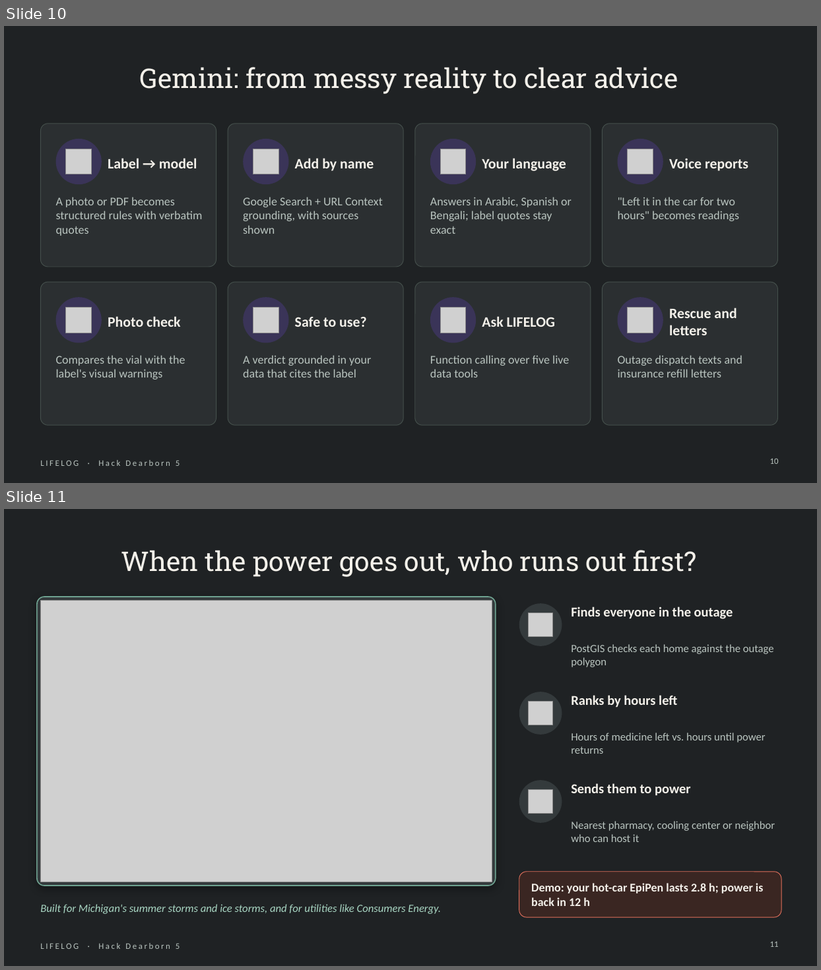
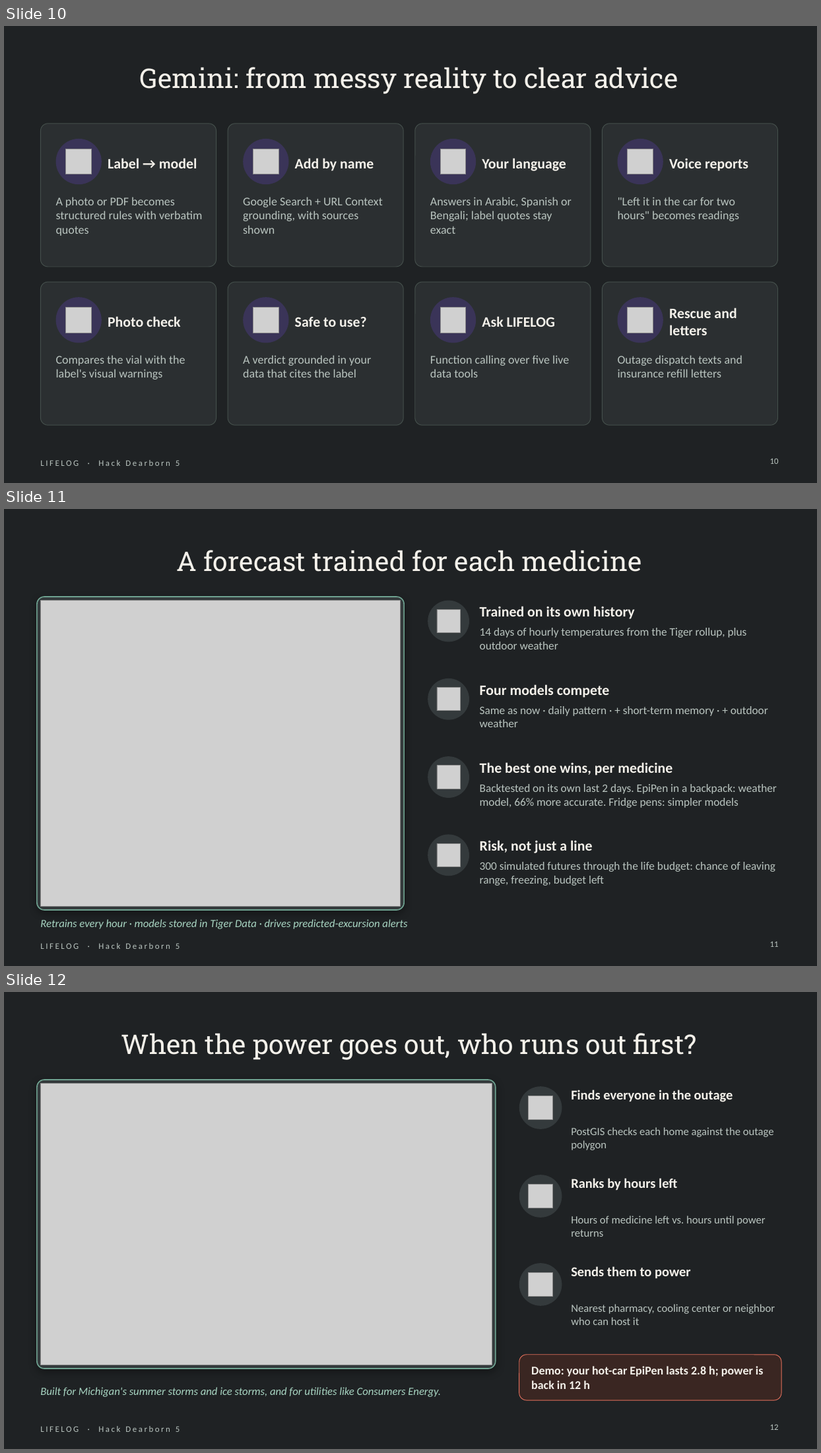
Before and after one commit to Manognya86/HackDearborn5, a slide deck: presentation/LIFELOG_HackDearborn5.pptx. Shown one above the other, each under a label of ours: slides 10 and 11 before the commit, slides 10, 11 and 12 after it. The pictures are 821x970 and 821x1453 pixels, drawn with LibreOffice and Linux fonts; fonts in the diff are those of the drawing; grey boxes stand for pictures. Boxes give left, top, right and bottom in pixels: in the first picture for what was removed or moved away, otherwise in the second. Text is boxed around its words. In the diff, an @@ line names an element or a change of style, - is before the commit and + after.

Commit message:
Deck: forecasting, receipts, no-AI fallbacks and developer slides (19 slides); tidy receipt quotes and checklist wording

```diff
--- a/presentation/LIFELOG_HackDearborn5.pptx
+++ b/presentation/LIFELOG_HackDearborn5.pptx
@@ slide 11 added at <box>4,509,817,966</box>, background #1F2224; not listed: 1 template element that a slide beside it also shows @@
@@ title added at <box>177,550,642,572</box>, 32 pt, text #F4F1EA @@
+A forecast trained for each medicine
@@ rounded rectangle added at <box>37,597,404,910</box>, fill #343A3C, outline #6FA391 1.25 pt @@
@@ picture added at <box>40,601,401,907</box> @@
@@ ellipse added at <box>428,601,469,642</box>, fill #343A3C @@
@@ text added at <box>480,606,635,619</box>, 17 pt, text #F4F1EA, bold @@
+Trained on its own history
@@ picture added at <box>437,609,460,633</box> @@
@@ text added at <box>480,628,747,650</box>, 13.5 pt, text #B9C4BF @@
+14 days of hourly temperatures from the Tiger rollup, plus outdoor weather
@@ ellipse added at <box>428,679,469,720</box>, fill #343A3C @@
@@ text added at <box>480,685,609,698</box>, 17 pt, text #F4F1EA, bold @@
+Four models compete
@@ picture added at <box>437,688,460,711</box> @@
@@ text added at <box>480,706,768,727</box>, 13.5 pt, text #B9C4BF @@
+Same as now · daily pattern · + short-term memory · + outdoor weather
@@ ellipse added at <box>428,757,469,798</box>, fill #343A3C @@
@@ picture added at <box>437,766,460,789</box> @@
@@ text added at <box>480,762,673,776</box>, 17 pt, text #F4F1EA, bold @@
+The best one wins, per medicine
@@ text added at <box>480,784,777,808</box>, 13.5 pt, text #B9C4BF @@
+Backtested on its own last 2 days. EpiPen in a backpack: weather model, 66% more accurate. Fridge pens: simpler models
@@ ellipse added at <box>428,835,469,876</box>, fill #343A3C @@
@@ picture added at <box>437,844,460,867</box> @@
@@ text added at <box>480,840,592,854</box>, 17 pt, text #F4F1EA, bold @@
+Risk, not just a line
@@ text added at <box>480,862,776,886</box>, 13.5 pt, text #B9C4BF @@
+300 simulated futures through the life budget: chance of leaving range, freezing, budget left
@@ text added at <box>40,920,407,929</box>, 13 pt, text #A8D5C2, italic @@
+Retrains every hour · models stored in Tiger Data · drives predicted-excursion alerts
@@ page number added at <box>770,942,779,947</box>, 10 pt, text #B9C4BF @@
+11
@@ what was slide 11 is now slide 12 @@
@@ page number at <box>770,1424,779,1430</box>: text changed @@
-11
+12
```
Also in this commit, not shown: 1 slide changed, 3 other slides added, 1 other file.
